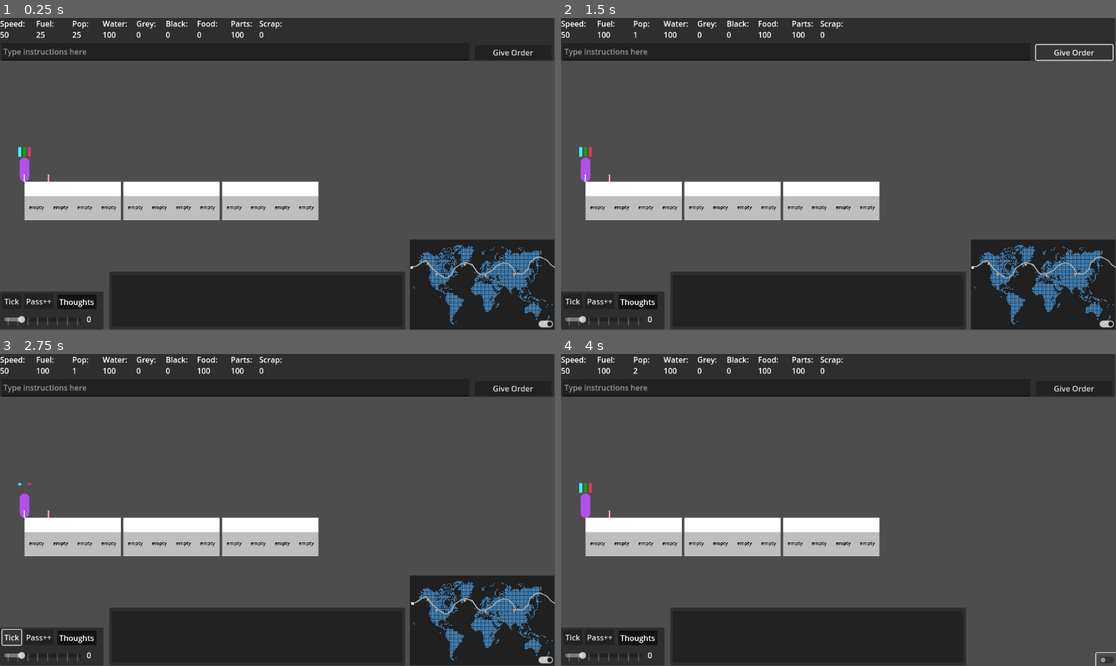
Above: before the commit, frames 1-4 (two rows, left to right).
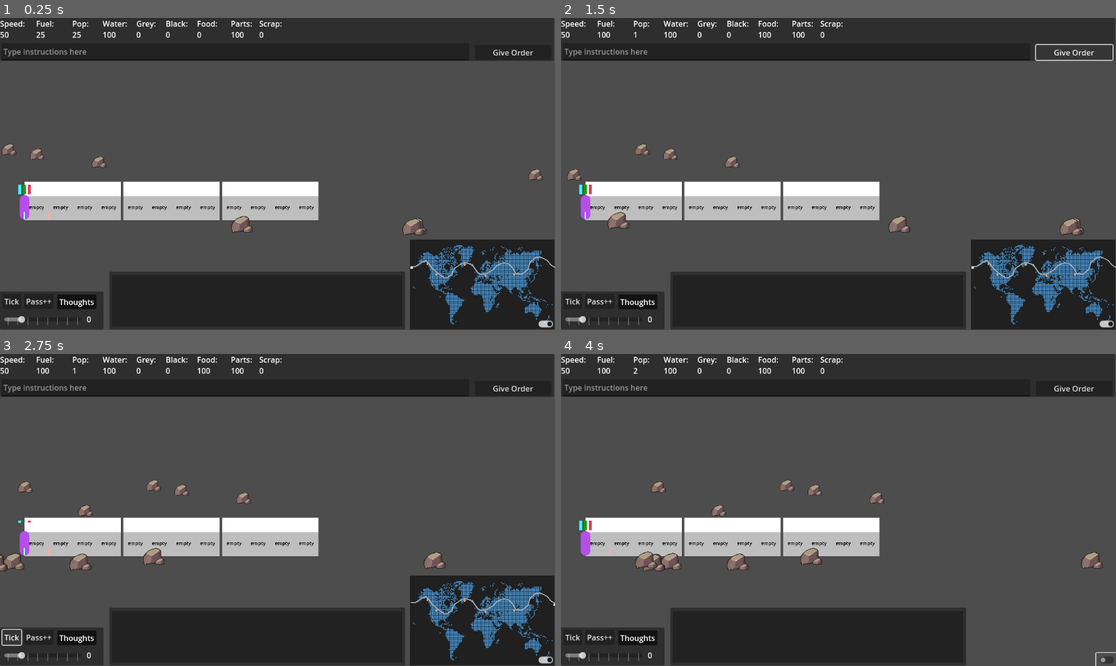
Above: after the commit, the same moments.

Repository: Sphinx111/ed_and_morgs_train_builder
Game: Godot game, scene res://Scenes/traincar.tscn
The game is run twice, just before and just after one commit, with the same random seed, the same clock (stepped at 60 frames per second) and the same inputs.
Inputs (mouse positions are in pixels of both pictures, inside the frame that each line leads up to):
- Up to frame 1 (0.25 s): no input
- Up to frame 2 (1.5 s): click (794, 52) at 0.52 s; type "12" at 0.6 s; click "Give Order" at 1.25 s
- Up to frame 3 (2.75 s): click "Tick" at 2 s
- Up to frame 4 (4 s): click "Pass++" at 2.75 s; click (1104, 659) at 3.5 s

The runs differ from the first frame. In frame 1, 0.9% of the frame differs, in the area x 0-98%, y 40-70%; in frame 2, 1.1%; in frame 3, 1.2%; in frame 4, 1.5%, in the area x 3-98%, y 40-70%.

Commit message:
Test background handler and westward travel
Reversed direction on world map

Diff:
--- a/Globals.gd
+++ b/Globals.gd
@@ -1,6 +1,9 @@
 extends Node
 
 var activeUI : TrainUI = null
+
+var display_width = 1152
+var display_height = 648
 
 # Car variables
 var car_length : int = 200
--- a/MapHandler.gd
+++ b/MapHandler.gd
@@ -41,7 +41,7 @@
 	trainMarker.progress_ratio = progress
 
 func train_step():
-	trainMarker.progress_ratio += step_percent
+	trainMarker.progress_ratio -= step_percent
 
 func request_resources(wantedType : String) -> float:
 	for spot in resources:
--- /dev/null
+++ b/Scenes/BackgroundHandler.gd
@@ -0,0 +1,45 @@
+extends Node2D
+
+class_name Background
+
+var rockImg = preload("res://images/Rock1.png")
+
+var rocks_f : Array = []
+var rocks_b : Array = []
+
+@onready
+var foreground_height = $ForegroundLayer.position.y
+@onready
+var background_height = $BackgroundLayer.position.y
+@onready
+var fg = $ForegroundLayer
+@onready
+var bg = $BackgroundLayer
+
+func _ready():
+	for i in range(12):
+		var rock : Sprite2D = Sprite2D.new()
+		rock.centered = false
+		rock.texture = rockImg
+		rock.position.x = randf_range(-Globals.display_width, Globals.display_width)
+		if i <= 6:
+			rock.position.y += randf_range(-15, 0)
+			$ForegroundLayer.add_child(rock)
+			rock.scale = Vector2(0.6, 0.6)
+			rocks_f.append(rock)
+		else:
+			rock.position.y += randf_range(-30, 60)
+			$BackgroundLayer.add_child(rock)
+			rock.scale = Vector2(0.4, 0.4)
+			rocks_b.append(rock)
+
+func _process(delta : float):
+	for rock in rocks_b:
+		rock.position.x = rock.position.x + (delta * 120)
+		if rock.position.x > Globals.display_width:
+			rock.position.x = 0 - randf_range(50, 120)
+
+	for rock in rocks_f:
+		rock.position.x = rock.position.x + (delta * 160)
+		if rock.position.x > Globals.display_width:
+			rock.position.x = 0 - randf_range(50, 120)
--- a/Scenes/traincar.tscn
+++ b/Scenes/traincar.tscn
@@ -1,10 +1,11 @@
-[gd_scene load_steps=6 format=3 uid="uid://dvfa2mi1q8kyn"]
+[gd_scene load_steps=7 format=3 uid="uid://dvfa2mi1q8kyn"]
 
 [ext_resource type="Script" uid="uid://bicwn3r1c7jbq" path="res://Train.gd" id="1_rq5f1"]
 [ext_resource type="PackedScene" uid="uid://b3ph64gipnlm5" path="res://world_map.tscn" id="2_ksonv"]
 [ext_resource type="Script" uid="uid://7uaxcahr5q1c" path="res://passengerManager.gd" id="3_ksonv"]
 [ext_resource type="PackedScene" uid="uid://cw8ov34j2hlku" path="res://Scenes/passenger.tscn" id="4_d8abk"]
 [ext_resource type="Script" uid="uid://csq0nprbdyf3s" path="res://basic_ui.gd" id="4_fqnf8"]
+[ext_resource type="Script" uid="uid://bgfikw40kx7qw" path="res://Scenes/BackgroundHandler.gd" id="6_mscei"]
 
 [node name="SceneRoot" type="Control"]
 layout_mode = 3
@@ -199,6 +200,8 @@
 script = ExtResource("1_rq5f1")
 
 [node name="PassengersManager" type="Node2D" parent="Train"]
+z_index = 1
+position = Vector2(0, 78)
 script = ExtResource("3_ksonv")
 
 [node name="Passenger" parent="Train/PassengersManager" instance=ExtResource("4_d8abk")]
@@ -217,6 +220,17 @@
 
 [node name="Camera2D" type="Camera2D" parent="."]
 offset = Vector2(576, 324)
+
+[node name="Background" type="Node2D" parent="."]
+script = ExtResource("6_mscei")
+
+[node name="ForegroundLayer" type="Node2D" parent="Background"]
+z_index = 1
+position = Vector2(2, 415)
+
+[node name="BackgroundLayer" type="Node2D" parent="Background"]
+z_index = -1
+position = Vector2(0, 288)
 
 [connection signal="text_submitted" from="BasicUI/LineEdit" to="BasicUI" method="_on_line_edit_text_submitted"]
 [connection signal="pressed" from="BasicUI/Button" to="BasicUI" method="_on_textinput_press"]
Not shown, added: Scenes/BackgroundHandler.gd.uid
Binary file added: images/Rock1.png
Not shown, added: images/Rock1.png.import
